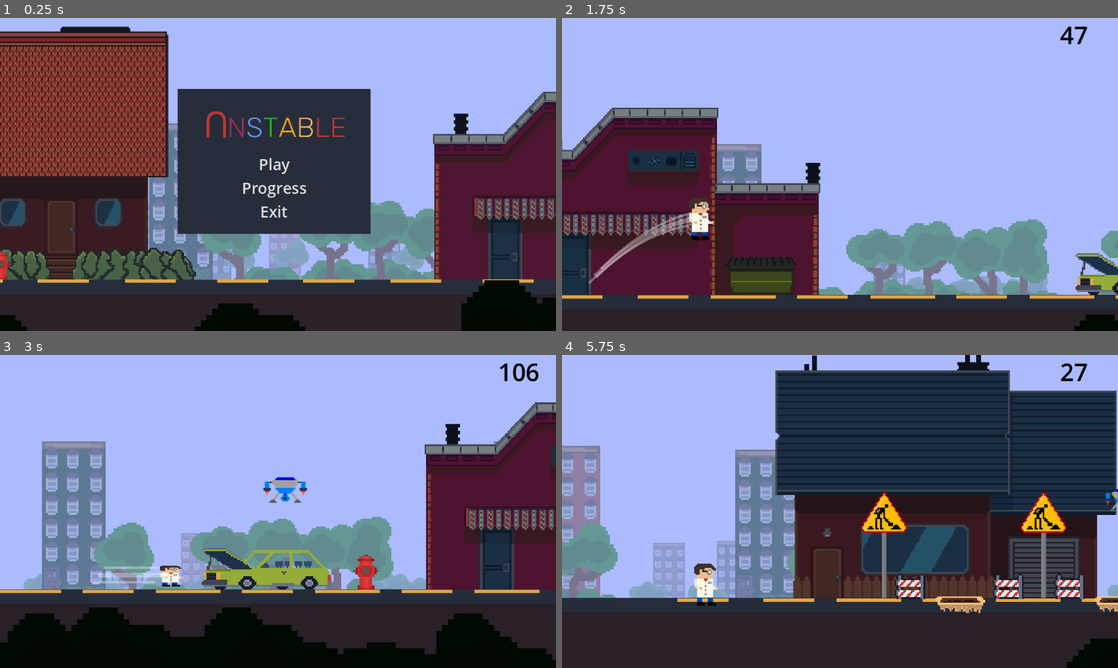
Above: before the commit, frames 1-4 (two rows, left to right).
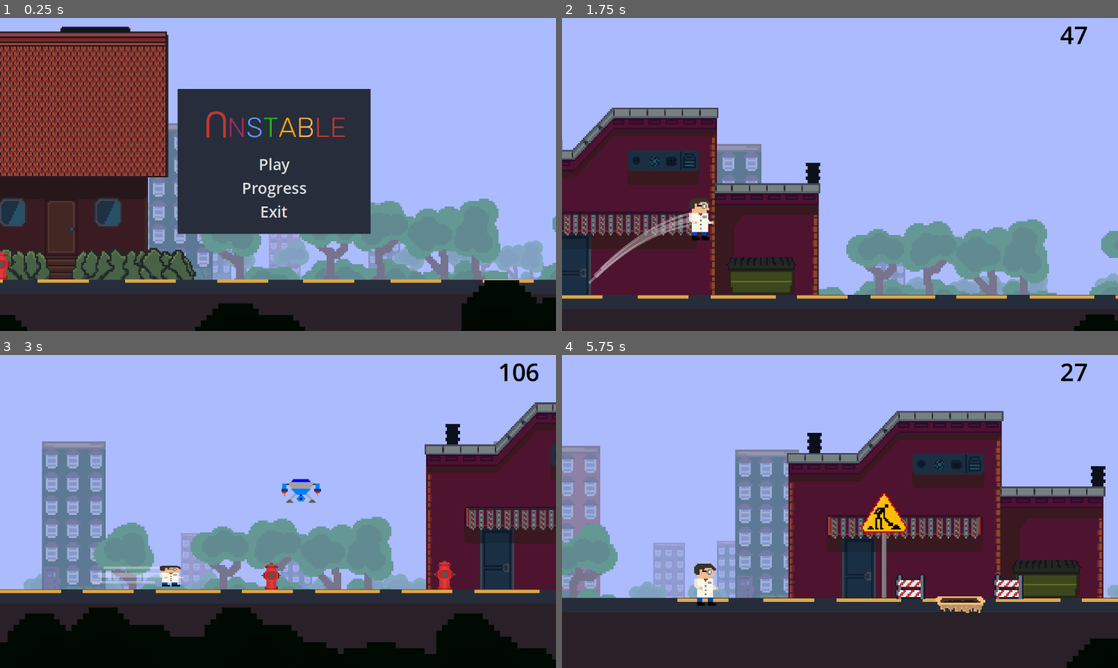
Above: after the commit, the same moments.

Repository: kir-55/Unstable
Game: Godot game, scene res://Scenes/main.tscn
Two runs of this game, one before a commit and one after it. Both use one fixed random seed, a clock stepped at 60 frames per second and the inputs below.
Inputs (mouse positions are in pixels of both pictures, inside the frame that each line leads up to):
- Up to frame 1 (0.25 s): no input
- Up to frame 2 (1.75 s): click "Play" at 0.5 s; move the mouse to (962, 158) at 1.27 s; hold Space (up) from 1.28 s (still down); click (962, 158) at 1.42 s
- Up to frame 3 (3 s): release Space (up) at 2 s; drag from (166, 527) to (511, 646) at 2.02 s; move the mouse to (333, 442) at 2.77 s; tap Shift (dash) at 2.85 s
- Up to frame 4 (5.75 s): tap Space (up) at 3.05 s; click "Play again" at 3.5 s; drag from (812, 574) to (673, 464) at 4.27 s; click "Play again" at 5 s

The runs differ from the first frame. In frame 1, 11% of the frame differs, in the area x 77-100%, y 23-84%; in frame 2, 0.8%; in frame 3, 3.2%; in frame 4, 35%, in the area x 38-100%, y 0-82%.

Commit message:
Fixed gaps between decorations with spawn_with_gap enabled

Diff:
--- a/Decorations/City/car.tres
+++ b/Decorations/City/car.tres
@@ -6,6 +6,7 @@
 [resource]
 script = ExtResource("2_3oy7k")
 prefab = ExtResource("1_a3pgd")
+name = "Car"
 spawn_on_center = true
 initial_chance = 100
 chance_to_spawn = 20.0
--- a/Decorations/City/drone.tres
+++ b/Decorations/City/drone.tres
@@ -6,6 +6,7 @@
 [resource]
 script = ExtResource("2_3ef53")
 prefab = ExtResource("1_cwiwl")
+name = "Drone"
 spawn_on_center = false
 initial_chance = 100
 chance_to_spawn = 20.0
--- a/Decorations/City/hole.tres
+++ b/Decorations/City/hole.tres
@@ -6,6 +6,7 @@
 [resource]
 script = ExtResource("2_2qax0")
 prefab = ExtResource("1_uxfbq")
+name = "Hole"
 spawn_on_center = true
 initial_chance = 100
 chance_to_spawn = 20.0
--- a/Decorations/City/house.tres
+++ b/Decorations/City/house.tres
@@ -6,6 +6,7 @@
 [resource]
 script = ExtResource("2_t5xrx")
 prefab = ExtResource("1_sit36")
+name = "House"
 spawn_on_center = true
 initial_chance = 100
 chance_to_spawn = 40.0
--- a/Decorations/City/hydrant.tres
+++ b/Decorations/City/hydrant.tres
@@ -6,6 +6,7 @@
 [resource]
 script = ExtResource("2_f5dcn")
 prefab = ExtResource("1_ijdn5")
+name = "Hydrant"
 spawn_on_center = false
 initial_chance = 100
 chance_to_spawn = 20.0
--- a/Decorations/City/road_line.tres
+++ b/Decorations/City/road_line.tres
@@ -6,9 +6,11 @@
 [resource]
 script = ExtResource("1_hldvd")
 prefab = ExtResource("1_08a4n")
+name = "RoadLine"
 spawn_on_center = true
 initial_chance = 100
 chance_to_spawn = 100.0
+spawn_with_gap = false
 chance_multiplyer = 1
 type = 2
 incompatible_with_types = Array[int]([])
--- a/Decorations/City/trafic_lights.tres
+++ b/Decorations/City/trafic_lights.tres
@@ -6,6 +6,7 @@
 [resource]
 script = ExtResource("2_jvobb")
 prefab = ExtResource("1_7aijk")
+name = "TrafficLights"
 spawn_on_center = false
 initial_chance = 100
 chance_to_spawn = 13.0
--- a/Scripts/Decorations/decoration.gd
+++ b/Scripts/Decorations/decoration.gd
@@ -3,6 +3,7 @@
 
 @export var prefab: PackedScene
 @export_category("Chances")
+@export var name : String
 @export var spawn_on_center := false
 @export var initial_chance := 100
 @export var chance_to_spawn: float
--- a/Scripts/TerrainGeneration/decoration_spawner.gd
+++ b/Scripts/TerrainGeneration/decoration_spawner.gd
@@ -14,7 +14,7 @@
 @export var line: Line2D
 @export var terrain_generator: Node2D
 
-@export var spawn_gap : int = 2
+@export var spawn_gap : int = 2 # if there are problem with gaps please make sure every decoration has a unique name in .tres!
 
 @export var spawn_from: int = 2
 
@@ -23,8 +23,7 @@
 var last_point: int
 var loaded_segments: Array[int]
 
-var gap_count := 0
-var decorations_in_gap : Array[Decoration]
+var decorations_with_gap : Dictionary
 
 func _ready():
 	line_start_x = line.global_position.x
@@ -55,10 +54,17 @@
 					break
 
 			if !already_loaded and point > -1 and point < line.points.size():
-				gap_count += 1
-				if gap_count > spawn_gap:
-					gap_count = 0
-					decorations_in_gap.clear()
+				for decoration_name in decorations_with_gap.keys():
+					decorations_with_gap[decoration_name] +=1
+
+				var decorations_with_gap_copy := decorations_with_gap.duplicate(true)
+
+				for decoration_name in decorations_with_gap:
+					if decorations_with_gap[decoration_name] > spawn_gap:
+						decorations_with_gap_copy.erase(decoration_name)
+
+				decorations_with_gap = decorations_with_gap_copy.duplicate(true)
+
 				spawn_decoration(point)
 				loaded_segments.append(point)
 
@@ -77,8 +83,8 @@
 			if has_incompatible:
 				continue
 
-			if decoration in decorations_in_gap:
-				print(gap_count)
+			var decoration_gap = decorations_with_gap.get(decoration.name)
+			if  decoration_gap != null and decoration_gap <= spawn_gap:
 				continue
 
 			if decoration and decoration.prefab:
@@ -93,6 +99,9 @@
 							var scale = rs.get_rnd_float(decoration.min_scale, decoration.max_scale)
 							types_spawned.append(decoration.type)
 							if decoration.spawn_with_gap == true:
-								decorations_in_gap.append(decoration)
+								if decoration_gap != null:
+									decorations_with_gap[decoration.name] += 1
+								else:
+									decorations_with_gap[decoration.name] = 0
 							sloper.spawn_at_point(decoration.prefab, self, point, segment_part, Vector2(scale, scale))
 				i += 1
